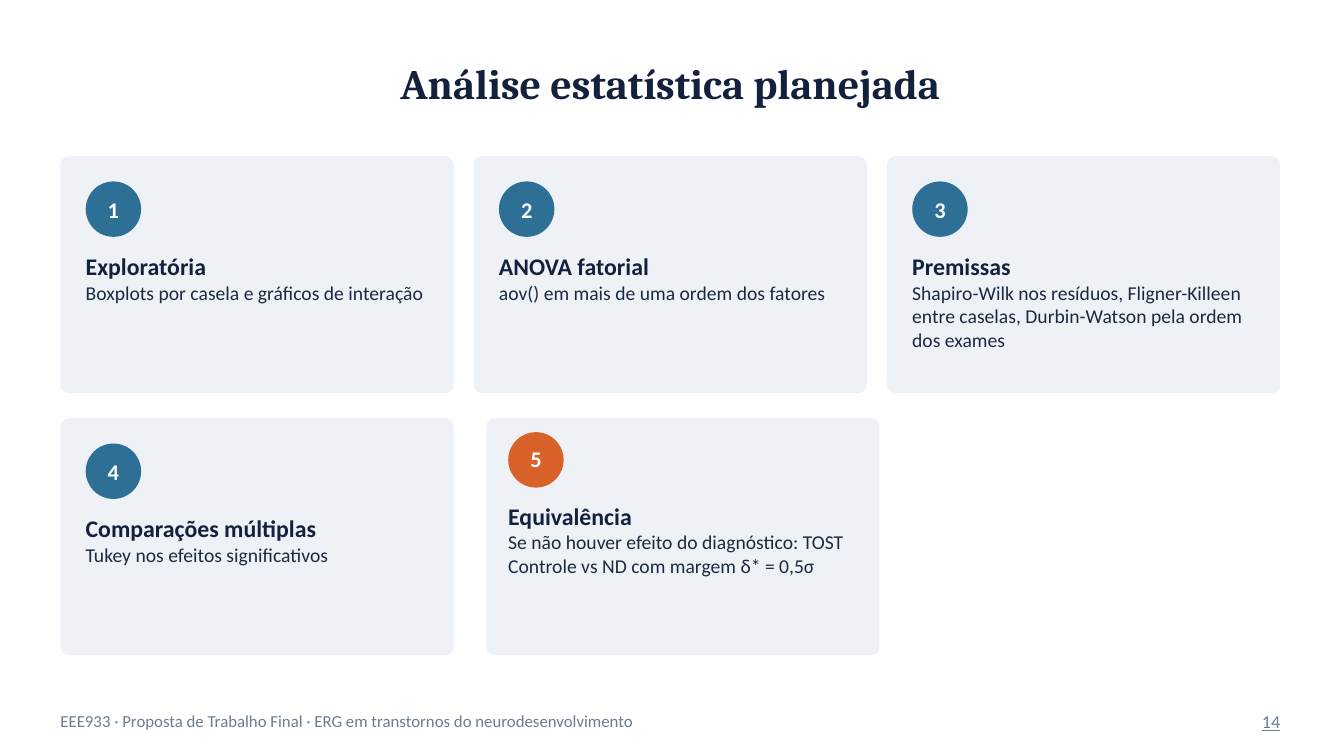
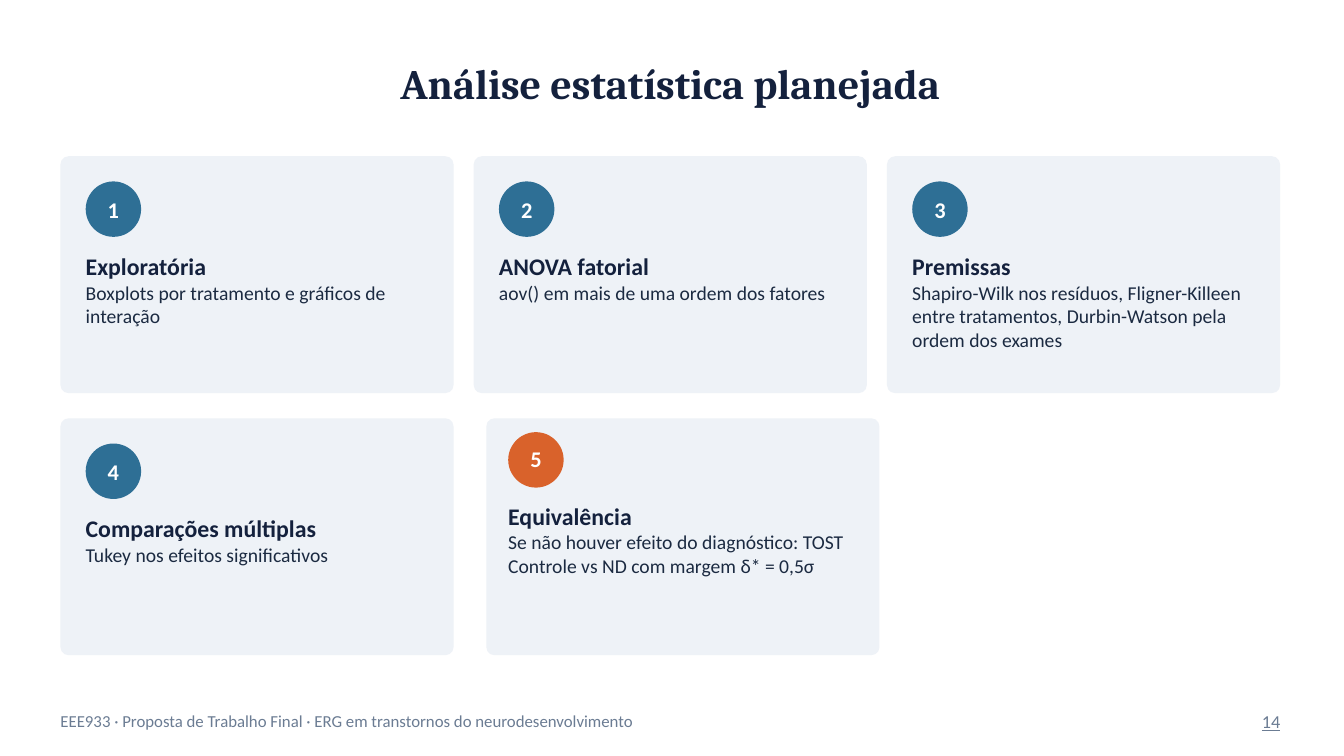
Before and after one commit to HenriqueMarquesCruz/ECs_EEE933, a slide deck: slide 14 of TrabalhoFinal/Proposta_ERG.pptx. Drawn at 1344x756 pixels with LibreOffice and Linux fonts; fonts in the diff are those of the drawing. Boxes give left, top, right and bottom in pixels: in the first picture for what was removed or moved away, otherwise in the second. Text is boxed around its words. In the diff, an @@ line names an element or a change of style, - is before the commit and + after.

```diff
--- a/TrabalhoFinal/Proposta_ERG.pptx
+++ b/TrabalhoFinal/Proposta_ERG.pptx
@@ text at (86, 286, 385, 327): text changed @@
-Boxplots por casela e gráficos de interação
+Boxplots por tratamento e gráficos de interação
@@ text at (912, 286, 1241, 347): text changed @@
-Shapiro-Wilk nos resíduos, Fligner-Killeen entre caselas, Durbin-Watson pela ordem dos exames
+Shapiro-Wilk nos resíduos, Fligner-Killeen entre tratamentos, Durbin-Watson pela ordem dos exames
```
Also in this commit, not shown: 1 other slide changed.
